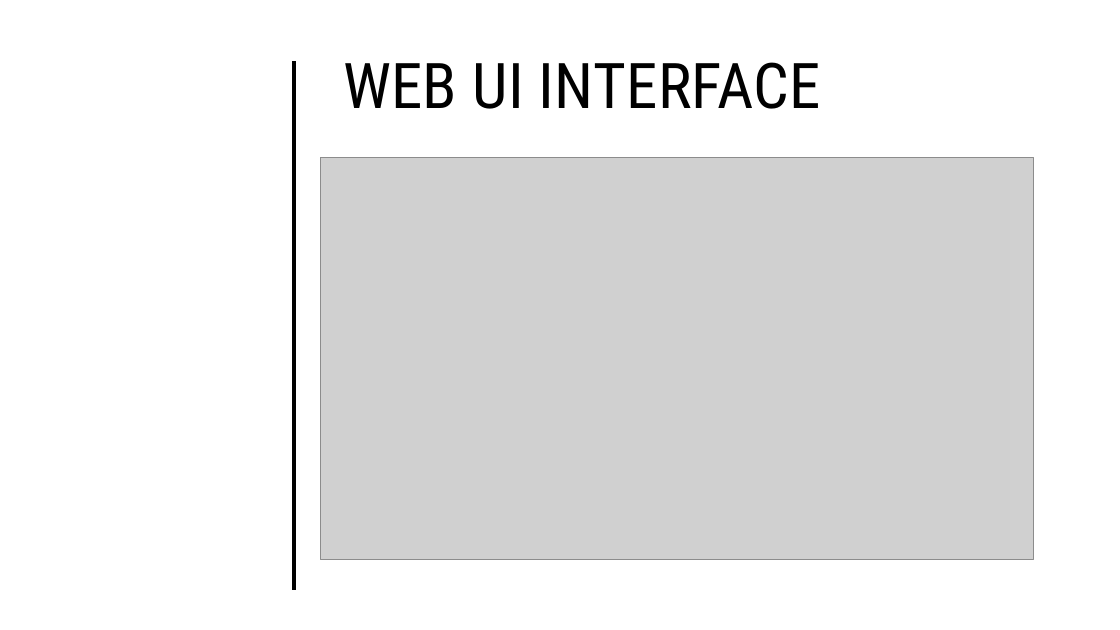
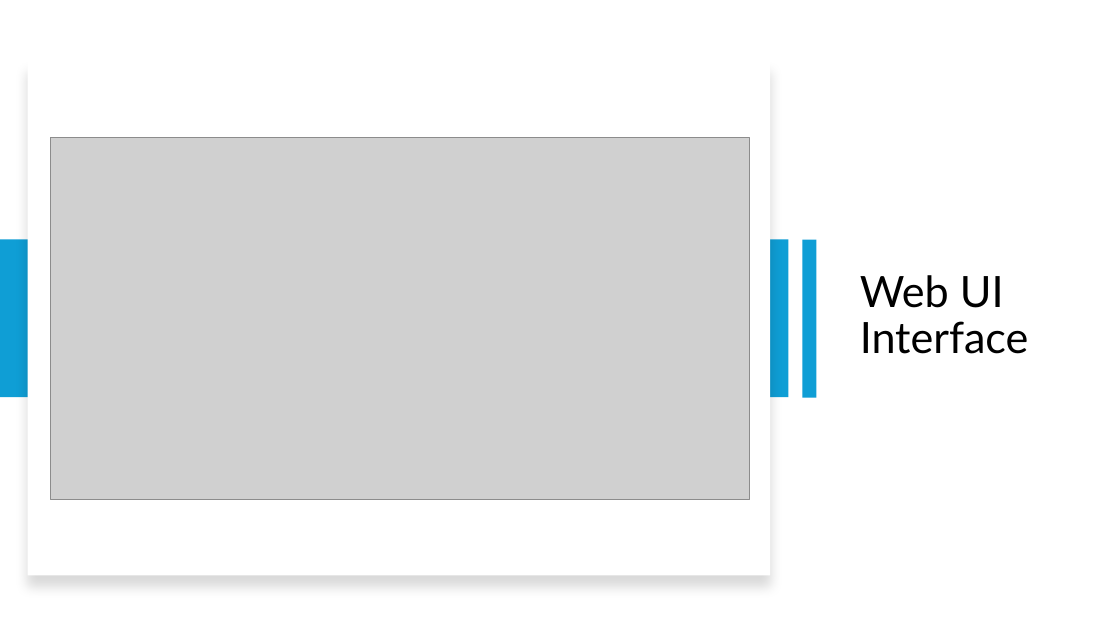
Before and after one commit to MrArthor/Forecasting-Electrical-Energy-Consumption, a slide deck: slide 8 of Report/Forecasting Electrical Energy Consumption- End Presentation.pptx (slide 10 before the commit). Drawn at 1120x630 pixels with LibreOffice and Linux fonts; fonts in the diff are those of the drawing; grey boxes stand for pictures. Boxes give left, top, right and bottom in pixels: in the first picture for what was removed or moved away, otherwise in the second. Text is boxed around its words. In the diff, an @@ line names an element or a change of style, - is before the commit and + after.

```diff
--- a/Report/Forecasting Electrical Energy Consumption- End Presentation.pptx
+++ b/Report/Forecasting Electrical Energy Consumption- End Presentation.pptx
@@ rectangle added at <box>28,61,770,576</box>, fill #FFFFFF @@
@@ line removed from (293, 590) to (293, 60) @@
@@ picture: place and size @@
-picture at <box>321,157,1034,559</box>
+picture at <box>50,138,749,500</box>
@@ title "Web UI Interface" at <box>860,275,1029,354</box>: vertical alignment top to middle @@
@@ rectangle added at <box>0,240,789,398</box>, fill #0F9ED5 @@
@@ rectangle added at <box>802,240,816,398</box>, fill #0F9ED5 @@
@@ title at <box>860,275,1029,354</box>: text changed; size 54 to 37 pt; font Roboto Condensed to Lato @@
-WEB UI INTERFACE
+Web UI Interface
```
Also in this commit, not shown: 13 other slides changed, 1 slide added, 4 other files.
